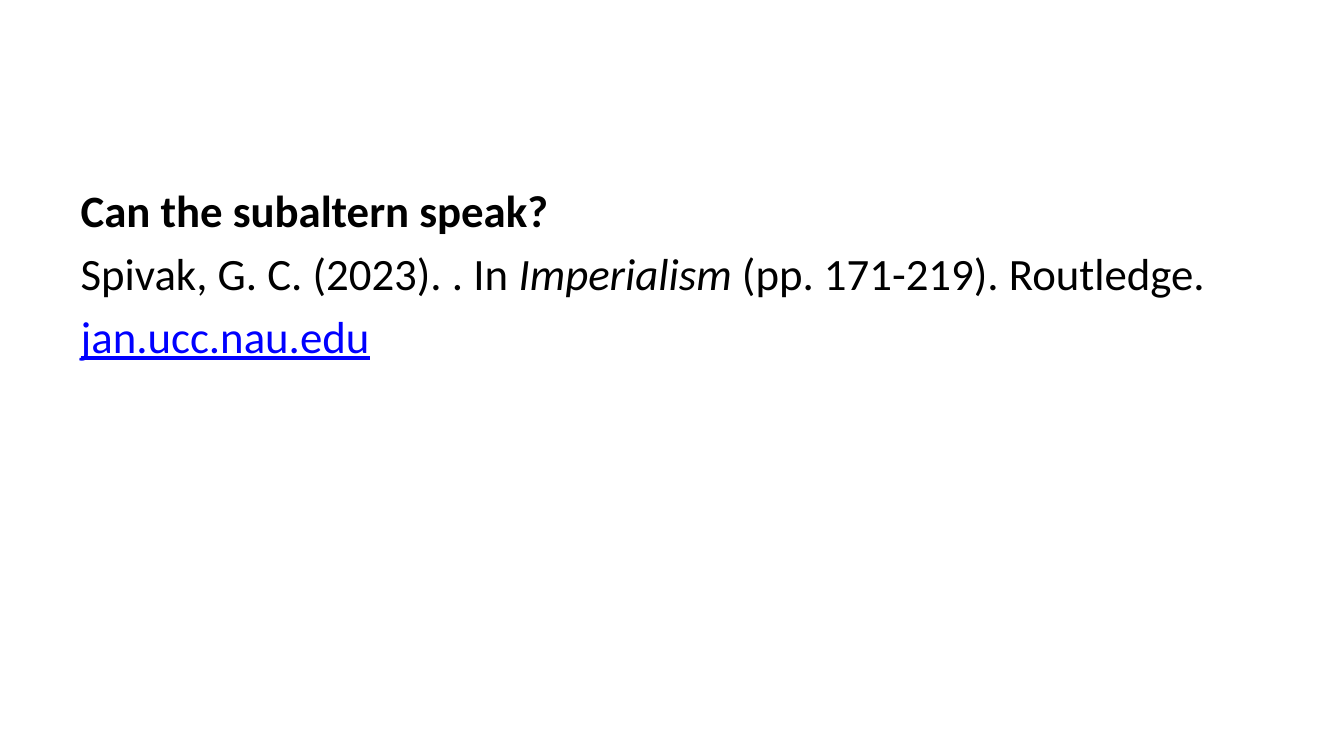
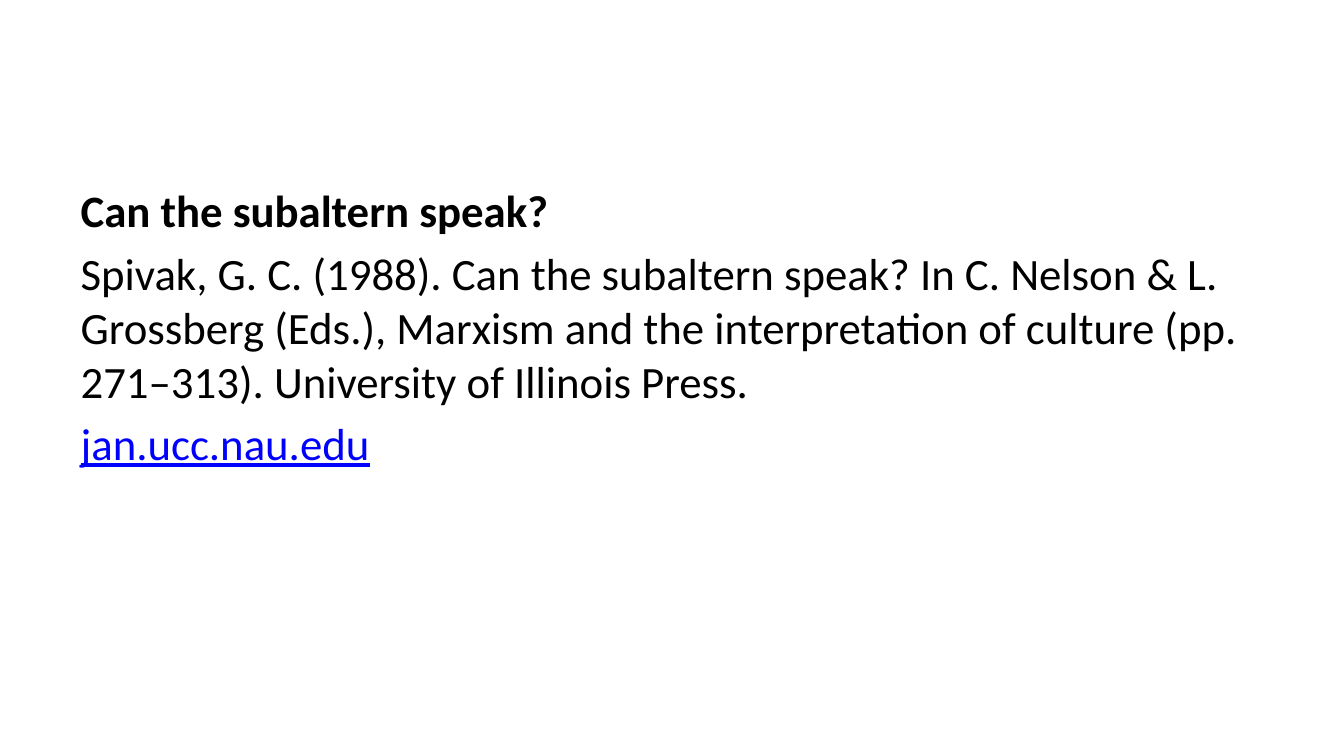
Before and after one commit to liammagee/machinespirits-content-philosophy, a slide deck: slide 7 of courses/590-fall-2026/590-lecture-4.pptx. Drawn at 1344x756 pixels with LibreOffice and Linux fonts; fonts in the diff are those of the drawing. Boxes give left, top, right and bottom in pixels: in the first picture for what was removed or moved away, otherwise in the second. Text is boxed around its words. In the diff, an @@ line names an element or a change of style, - is before the commit and + after.

```diff
--- a/courses/590-fall-2026/590-lecture-4.pptx
+++ b/courses/590-fall-2026/590-lecture-4.pptx
@@ text at [81,257,1236,406]: text changed @@
-Spivak, G. C. (2023). . In Imperialism (pp. 171-219). Routledge.
+Spivak, G. C. (1988). Can the subaltern speak? In C. Nelson & L. Grossberg (Eds.), Marxism and the interpretation of culture (pp. 271–313). University of Illinois Press.
```
Also in this commit, not shown: 1 other slide changed, 21 other files.
